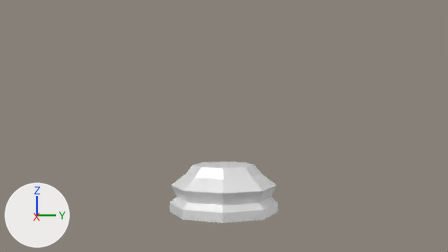
The Blender file BlenderCourse/Chess Set/Models/ChessPieceBase.blend: old version first, new version second.
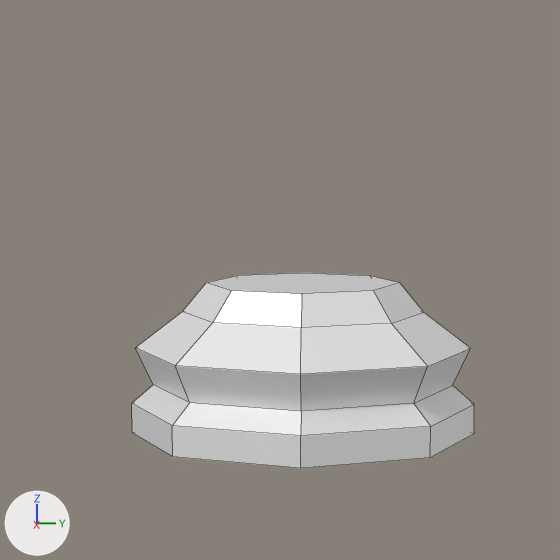
There are two pictures of each version: one from the file's camera 'Camera', one close up on the part from 29% to 68% of the width and 30% to 100% of the height. Every picture has the same lights, and +X, +Y and +Z are marked at lower left. The close-ups show mesh edges as thin lines.

Objects in the first close-up: 'PieceBase'.
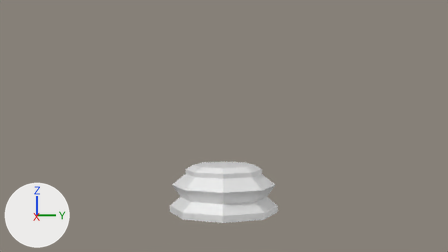
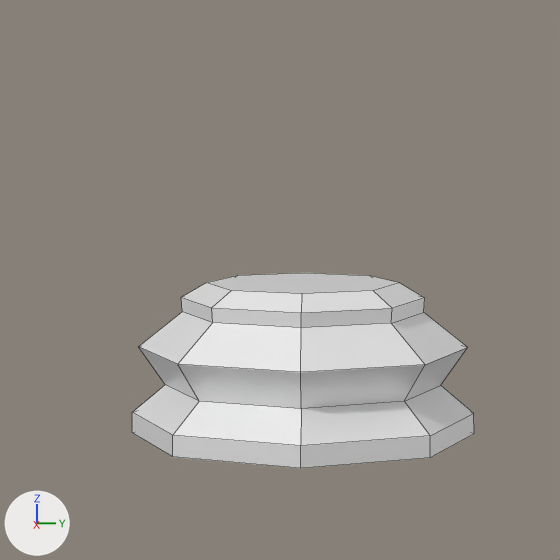
Edits to the bpy script that builds the scene:
```text
Change me_cylinder:
    used by ob_piecebase; location = (0.0, 0.0, 0.0); scale = (1.02, 1.02, 0.116)
    remove me_cylinder.from_pydata(...)  # 48 vertices, 42 faces; spans x -0.0166..0.0166, y -0.0166..0.0166, z 0.0..0.1291
    add me_cylinder.from_pydata(...)  # 56 vertices, 50 faces; spans x -0.0166..0.0166, y -0.0166..0.0166, z 0.0..0.1291
    me_cylinder part 1
    8 faces are deleted
    4 vertices in x -0.0166..0.0166, y -0.0166..0.0166, z 0.0254 move by (0.0, 0.0, -0.0077)
    20 vertices move from x -0.0163..0.0163, y -0.0163..0.0163, z 0.0254..0.0731 to x -0.016..0.016, y -0.016..0.016, z 0.0177..0.0743
    8 vertices are added at x -0.0118..0.0118, y -0.0118..0.0118, z 0.1166
    16 new faces join them
```

Changed parts and their boxes [x1, y1, x2, y2] in the close-ups (560 x 560 px):
part 1 of me_cylinder, built on: [132, 283, 474, 468] in both
